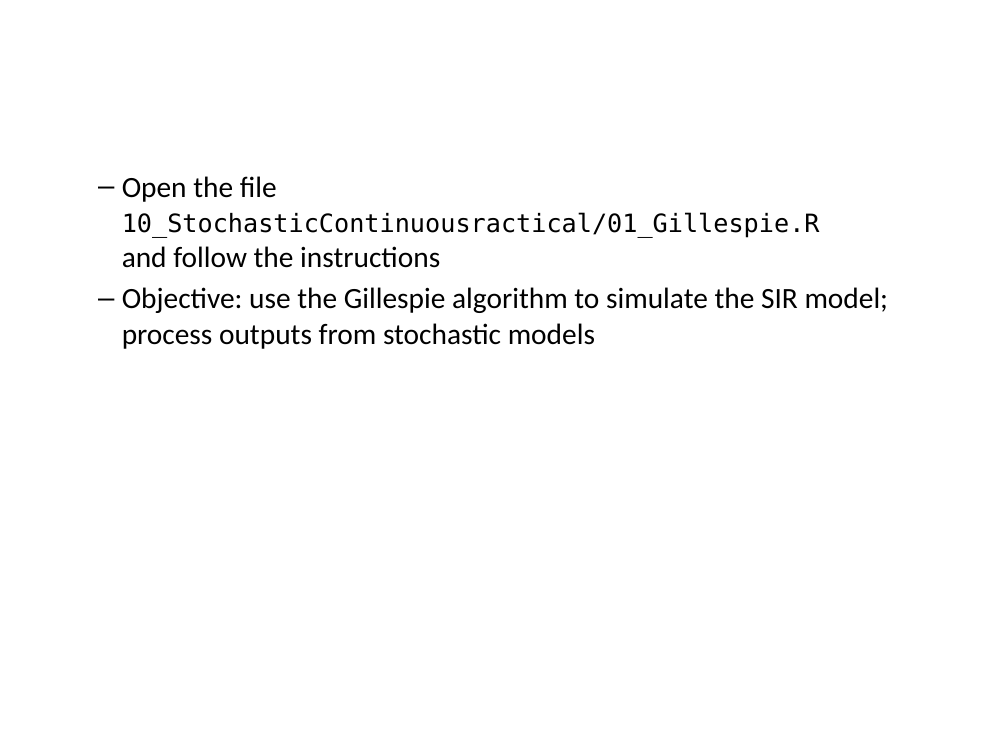
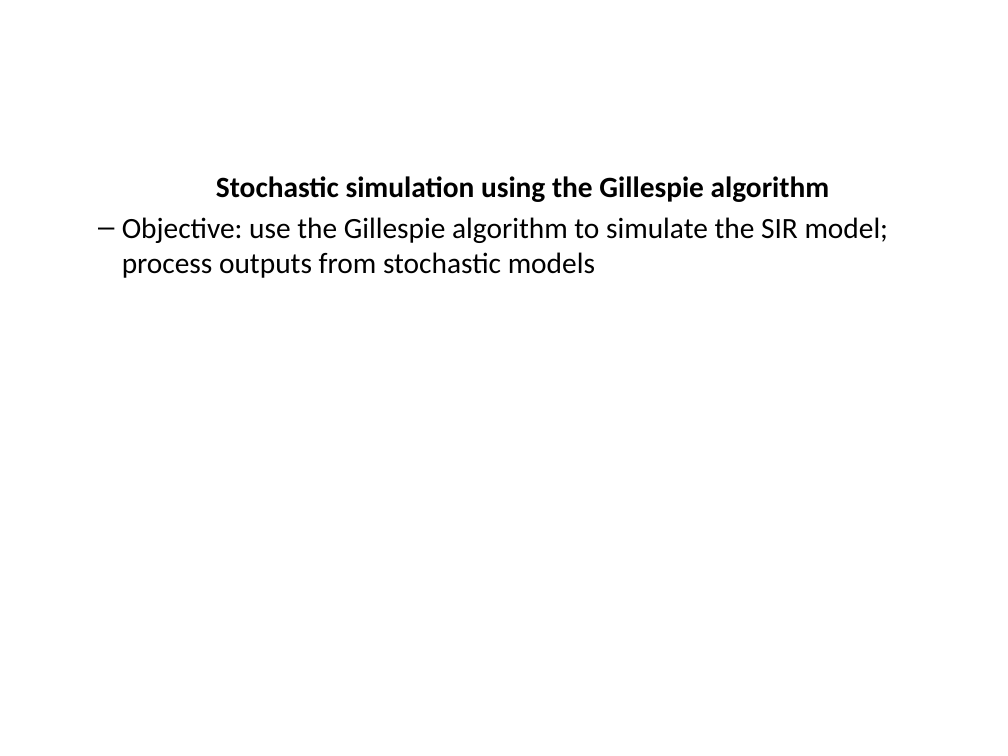
Before and after one commit to cmmid/mtm, a slide deck: slide 24 of slides/Lecture_10_StochasticContinuous.pptx (slide 25 before the commit). Drawn at 1008x756 pixels with LibreOffice and Linux fonts; fonts in the diff are those of the drawing; background and template pictures are left out. Boxes give left, top, right and bottom in pixels: in the first picture for what was removed or moved away, otherwise in the second. Text is boxed around its words. In the diff, an @@ line names an element or a change of style, - is before the commit and + after.

Commit message:
practical 10 updates

```diff
--- a/slides/Lecture_10_StochasticContinuous.pptx
+++ b/slides/Lecture_10_StochasticContinuous.pptx
@@ text at (216, 176, 830, 202): text changed; size 18 to 21 pt; font DejaVu Sans Mono to Calibri; bold on @@
-  – Open the file 10_StochasticContinuousractical/01_Gillespie.R
-    and follow the instructions
+  Stochastic simulation using the Gillespie algorithm
```
Also in this commit, not shown: 1 other slide changed, 1 slide removed, 1 other file.
